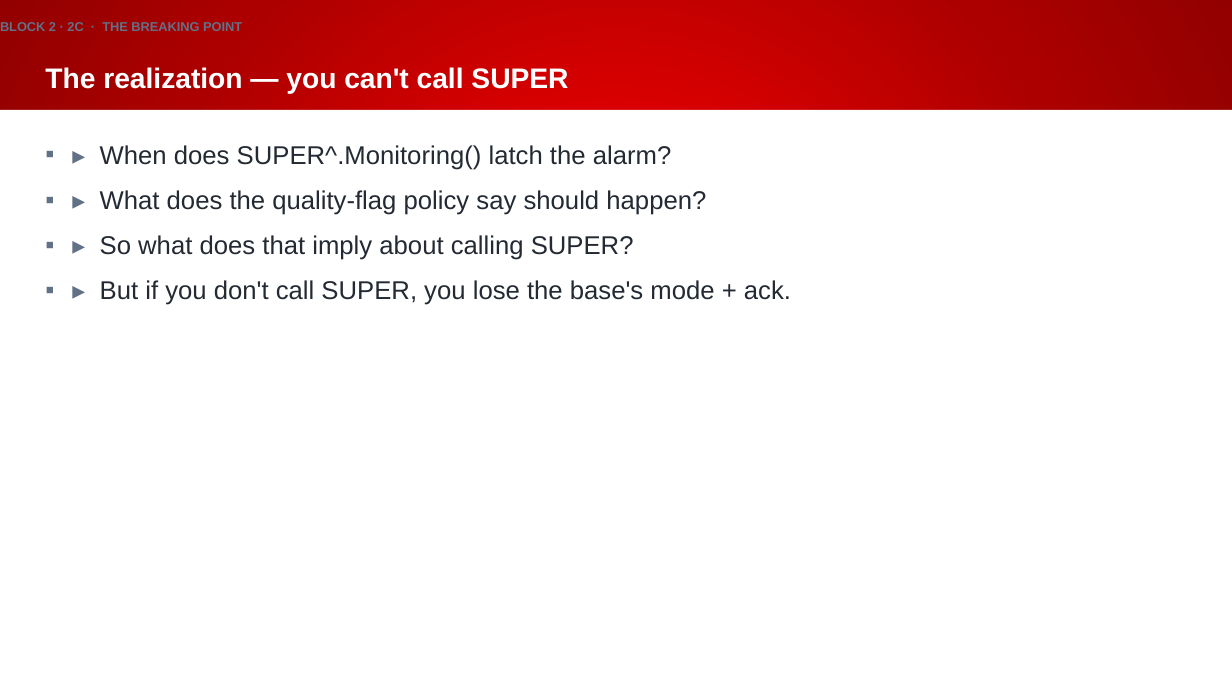
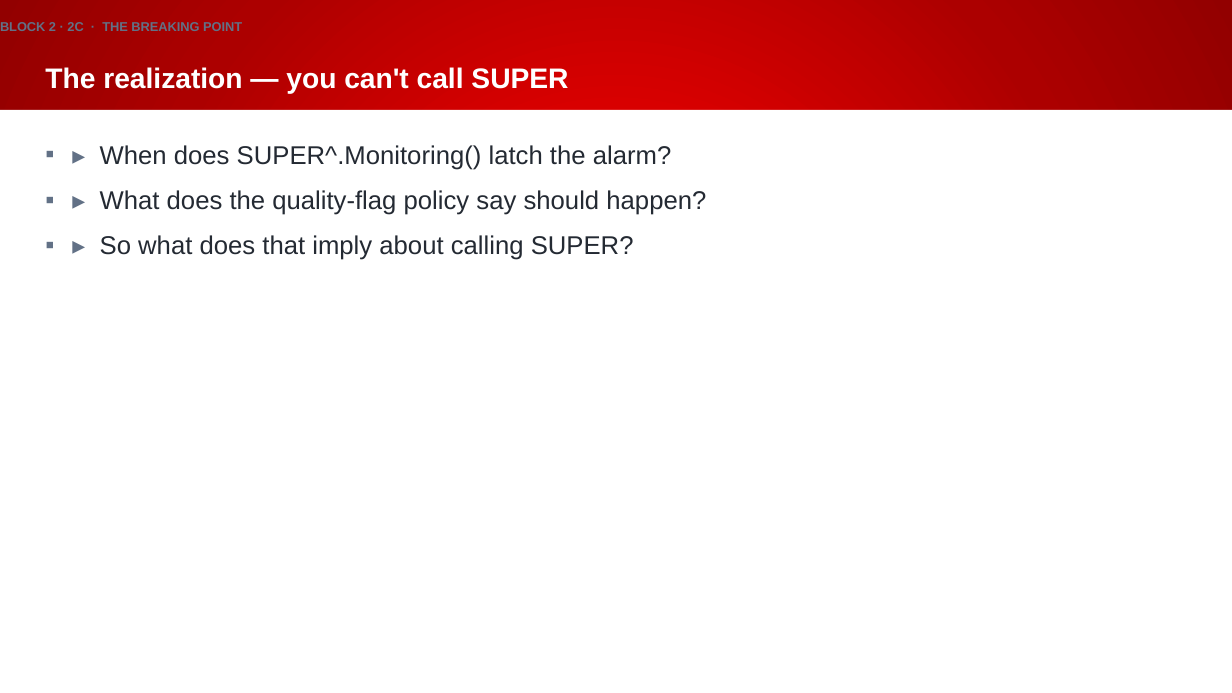
Before and after one commit to Beckhoff-USA-Community/Procedural_To_SOLID, a slide deck: slide 45 of presentation/NEM2026_workshop.pptx (slide 32 before the commit). Drawn at 1232x693 pixels with LibreOffice and Linux fonts; fonts in the diff are those of the drawing; background and template pictures are left out. Boxes give left, top, right and bottom in pixels: in the first picture for what was removed or moved away, otherwise in the second. Text is boxed around its words. In the diff, an @@ line names an element or a change of style, - is before the commit and + after.

```diff
--- a/presentation/NEM2026_workshop.pptx
+++ b/presentation/NEM2026_workshop.pptx
@@ text at [100, 280, 791, 305]: paragraph removed @@
-▪ ▸ But if you don't call SUPER, you lose the base's mode + ack.
```
Also in this commit, not shown: 21 other slides changed, 15 slides added, 1 slide removed, 2 other files.
